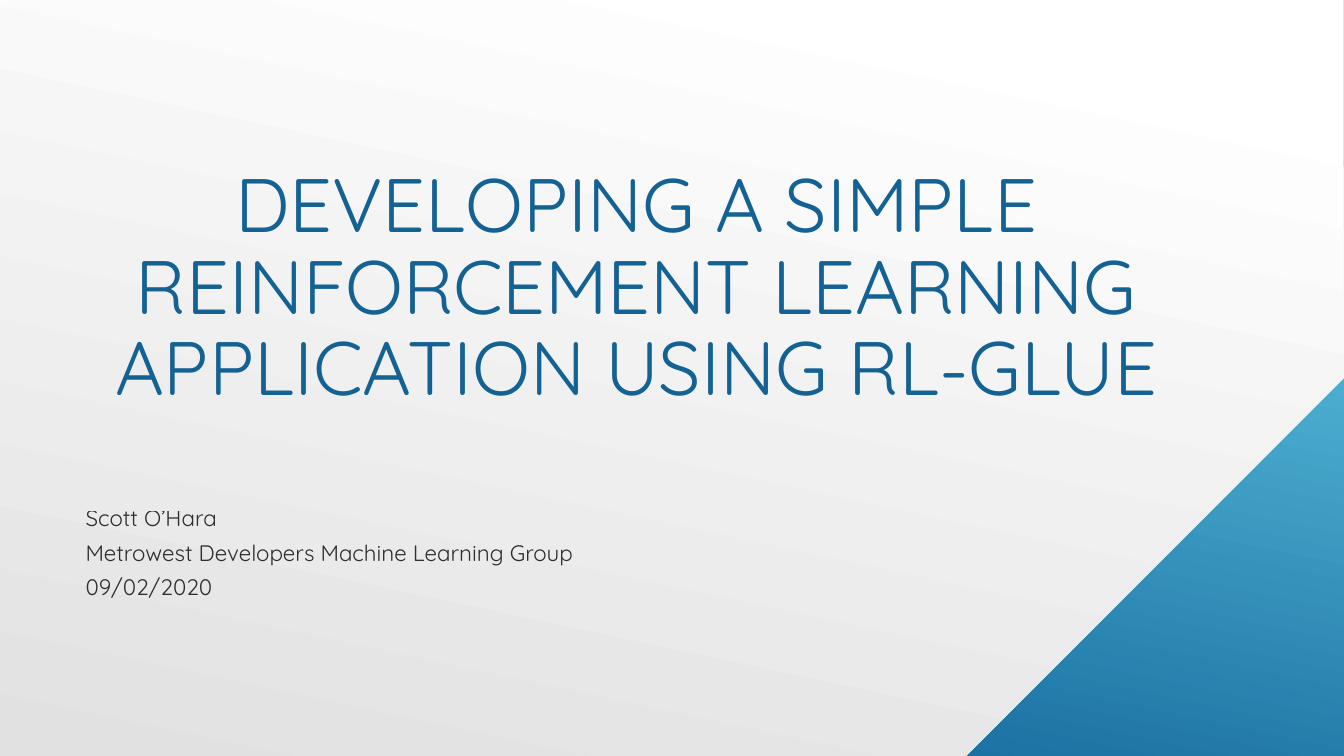
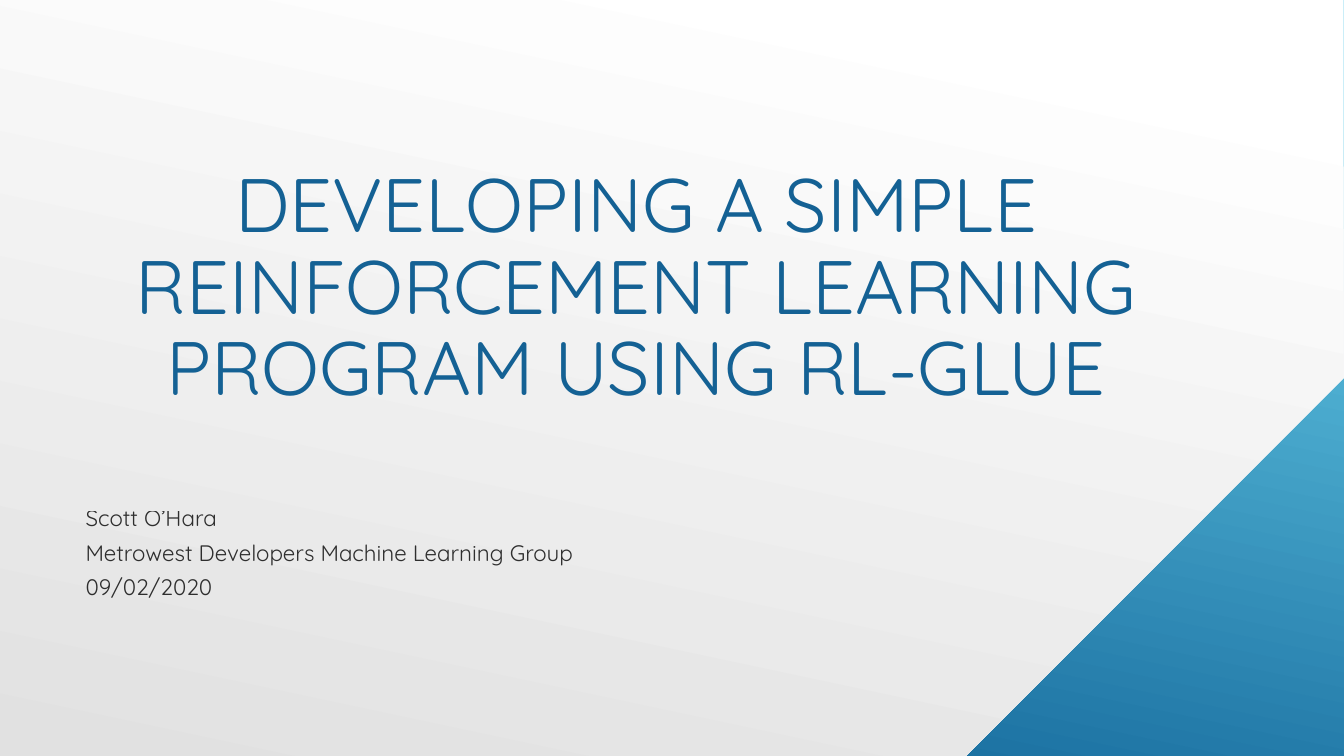
Before and after one commit to seohara1955/Presentations, a slide deck: slide 1 of mw-devs-ml-grp/2020-09-02/simple-rl-glue-app.pptx. Drawn at 1344x756 pixels with LibreOffice and Linux fonts; fonts in the diff are those of the drawing. Boxes give left, top, right and bottom in pixels: in the first picture for what was removed or moved away, otherwise in the second. Text is boxed around its words. In the diff, an @@ line names an element or a change of style, - is before the commit and + after.

Commit message:
Update rl-glue slides.

```diff
--- a/mw-devs-ml-grp/2020-09-02/simple-rl-glue-app.pptx
+++ b/mw-devs-ml-grp/2020-09-02/simple-rl-glue-app.pptx
@@ title at box(136, 178, 1136, 396): text changed @@
-DEVELOPING A SIMPLE REINFORCEMENT LEARNING APPLICATION USING RL-GLUE
+DEVELOPING A SIMPLE REINFORCEMENT LEARNING PROGRAM USING RL-GLUE
```
Also in this commit, not shown: 8 other slides changed, 4 slides added, 1 slide removed, 1 other file.
